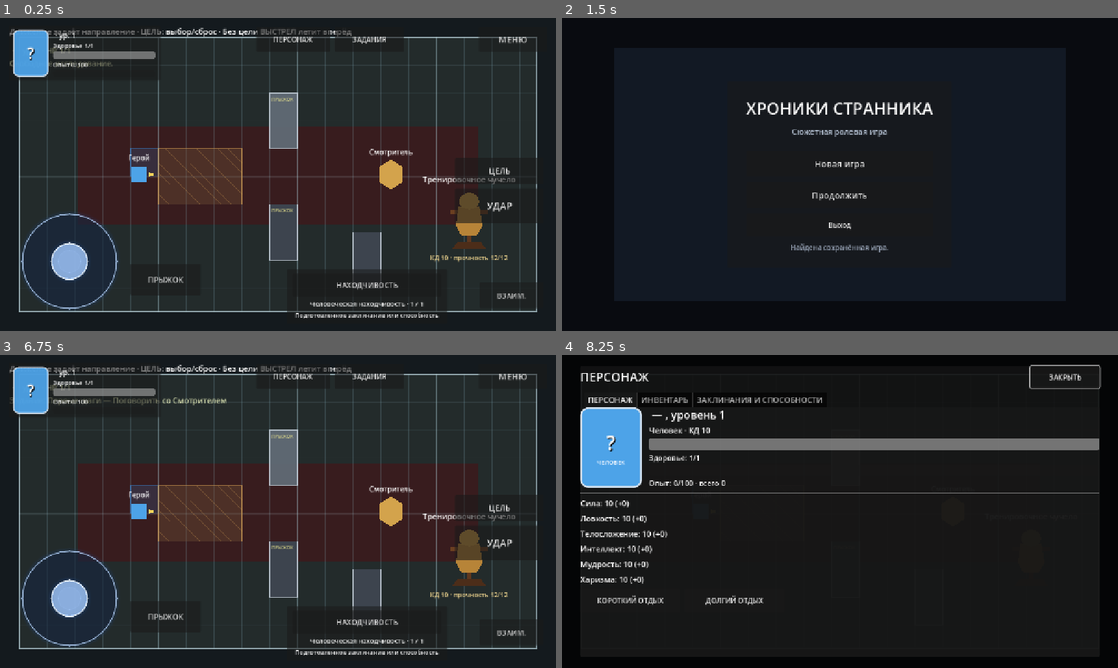
Above: before the commit, frames 1-4 (two rows, left to right).
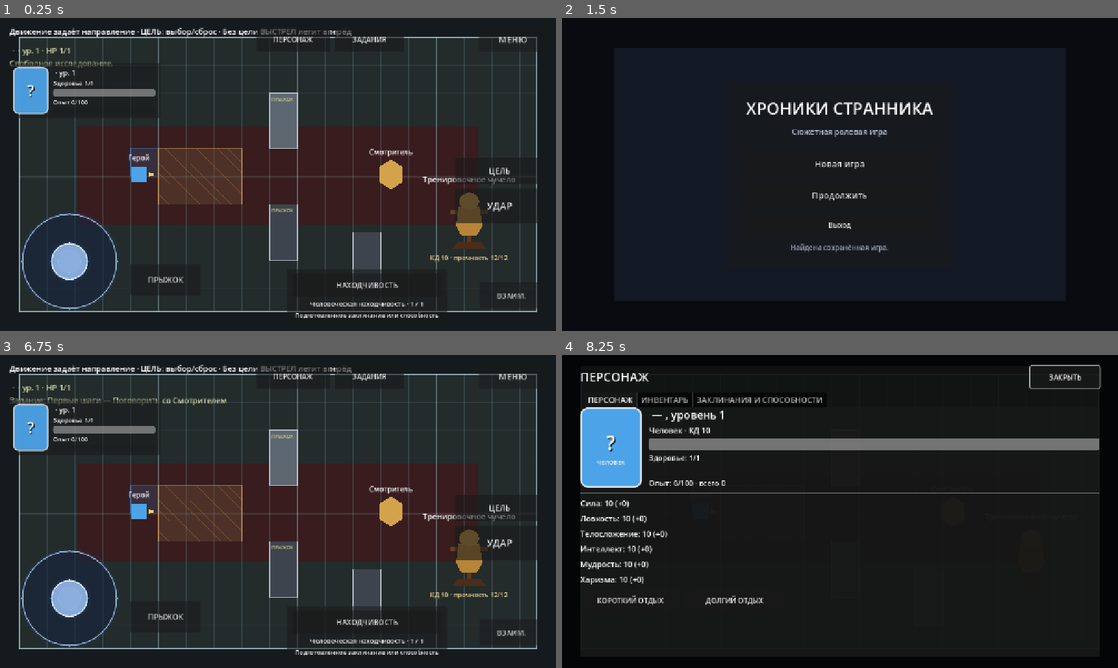
Above: after the commit, the same moments.

Repository: eretenkodaniil16-rgb/rpg-project
Game: Godot game, scene res://scenes/game/game.tscn
The game is run twice, just before and just after one commit, with the same random seed, the same clock (stepped at 60 frames per second) and the same inputs. This scene is started directly instead of the project's main scene.
Inputs (mouse positions are in pixels of both pictures, inside the frame that each line leads up to):
- Up to frame 1 (0.25 s): no input
- Up to frame 2 (1.5 s): click "ВЗАИМ." at 0.5 s; click "МЕНЮ" at 1.25 s
- Up to frame 3 (6.75 s): click "Новая игра" at 2 s; click (278, 470) at 2.77 s; type "Alex" at 2.85 s; click "В главное меню" at 3.5 s; click "Новая игра" at 4.25 s; click (278, 470) at 5.02 s; type "Alex" at 5.1 s; click "В меню" at 5.75 s; click "Продолжить" at 6.5 s
- Up to frame 4 (8.25 s): click "ПРЫЖОК" at 7.25 s; click "ПЕРСОНАЖ" at 8 s

The runs differ from the first frame. In frame 1, 3.3% of the frame differs, in the area x 1-29%, y 3-32%; in frame 2, nothing differs; in frame 3, 3.4%; in frame 4, nothing differs.

Commit message:
fix: не перекрывать подсказки постоянным HUD

Diff:
--- a/scripts/ui/player_status_hud.gd
+++ b/scripts/ui/player_status_hud.gd
@@ -47,7 +47,7 @@
 func _build_ui() -> void:
 	var panel := PanelContainer.new()
 	panel.name = "PlayerStatusPanel"
-	panel.position = Vector2(20.0, 18.0)
+	panel.position = Vector2(20.0, 104.0)
 	panel.size = Vector2(350.0, 116.0)
 	panel.mouse_filter = Control.MOUSE_FILTER_IGNORE
 	panel.modulate = Color(1.0, 1.0, 1.0, 0.94)
